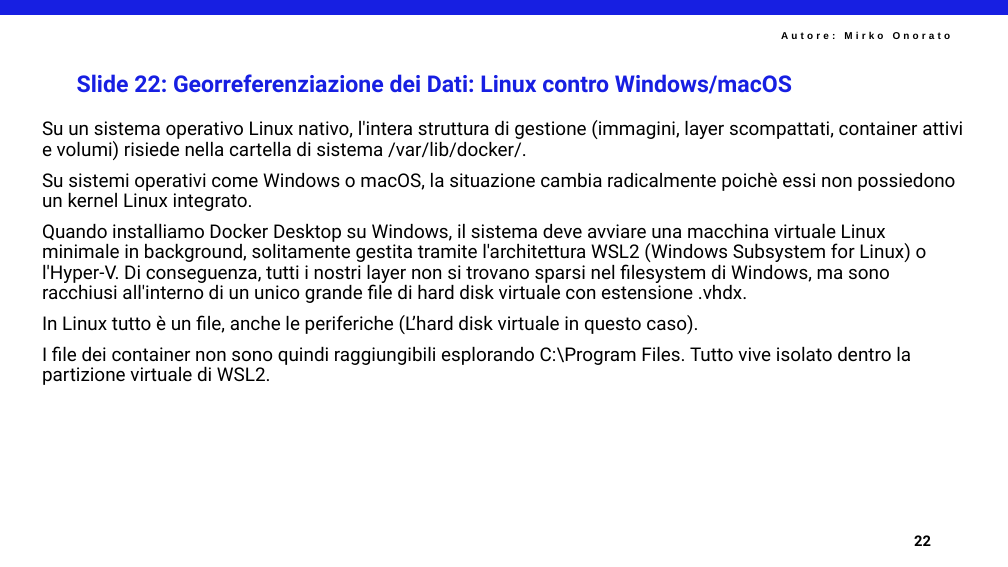
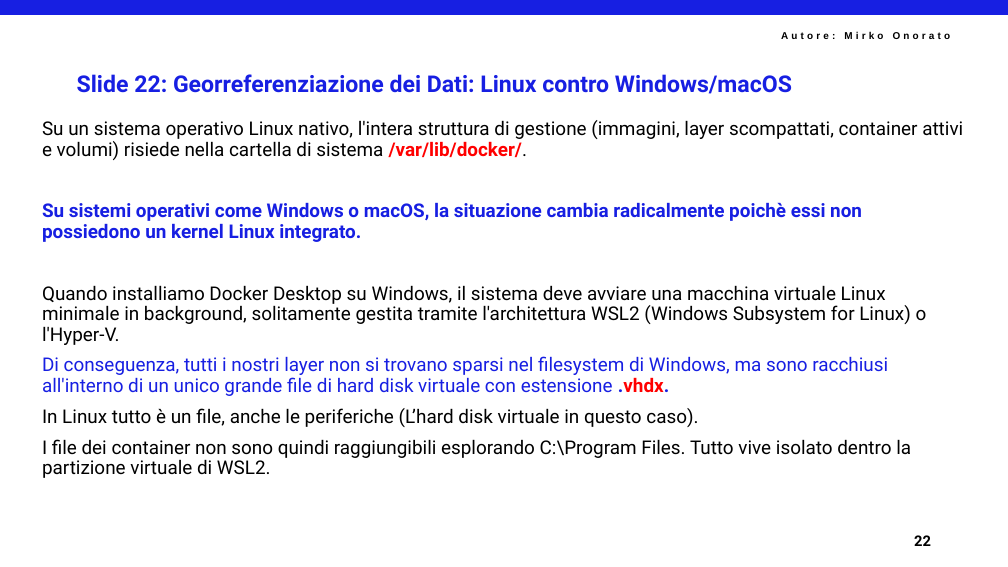
Before and after one commit to mirkoSkF/Docker-Slides, a slide deck: slide 24 of 1 - Introduzione a Docker.pptx. Drawn at 1008x567 pixels with LibreOffice and Linux fonts; fonts in the diff are those of the drawing; background and template pictures are left out. Boxes give left, top, right and bottom in pixels: in the first picture for what was removed or moved away, otherwise in the second. Text is boxed around its words. In the diff, an @@ line names an element or a change of style, - is before the commit and + after.

```diff
--- a/1 - Introduzione a Docker.pptx
+++ b/1 - Introduzione a Docker.pptx
@@ text at (42,120,963,242): text colour #000000 to #FF0000 in "/var/lib/docker/."; bold on in "/var/lib/docker/.", "Su sistemi operativi come Windows o macOS, ..."; text colour #000000 to #171FE2 in "Su sistemi operativi come Windows o macOS, ..." @@
@@ text at (42,285,927,396): text changed @@
-Quando installiamo Docker Desktop su Windows, il sistema deve avviare una macchina virtuale Linux minimale in background, solitamente gestita tramite l'architettura WSL2 (Windows Subsystem for Linux) o l'Hyper-V. Di conseguenza, tutti i nostri layer non si trovano sparsi nel filesystem di Windows, ma sono racchiusi all'interno di un unico grande file di hard disk virtuale con estensione .vhdx.
+Quando installiamo Docker Desktop su Windows, il sistema deve avviare una macchina virtuale Linux minimale in background, solitamente gestita tramite l'architettura WSL2 (Windows Subsystem for Linux) o l'Hyper-V.
+Di conseguenza, tutti i nostri layer non si trovano sparsi nel filesystem di Windows, ma sono racchiusi all'interno di un unico grande file di hard disk virtuale con estensione .vhdx.
```
Also in this commit, not shown: 27 other slides changed.
